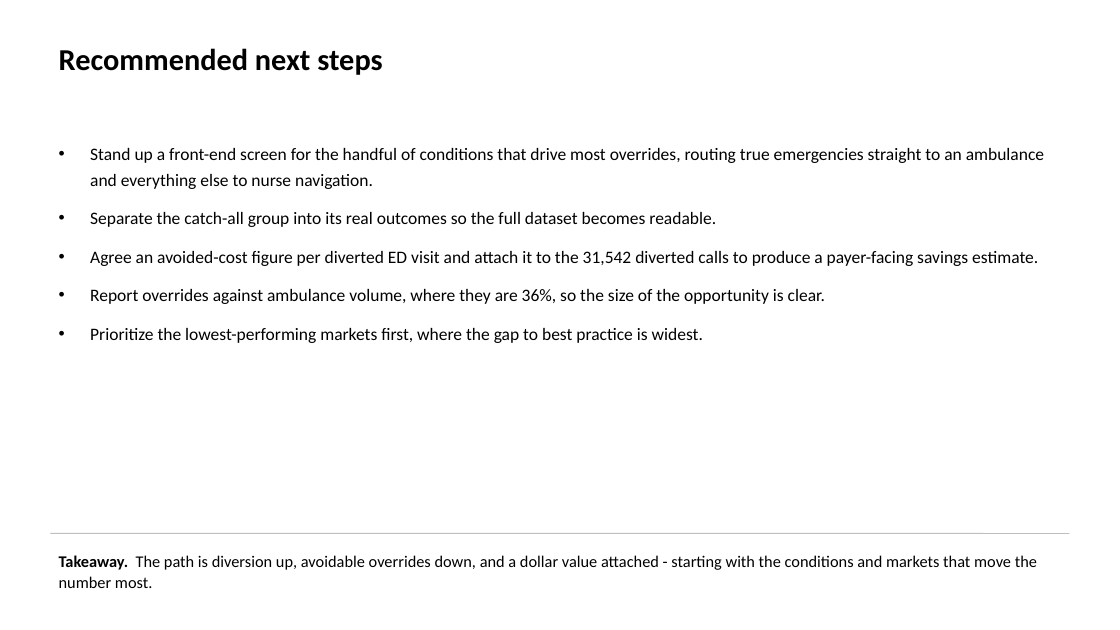
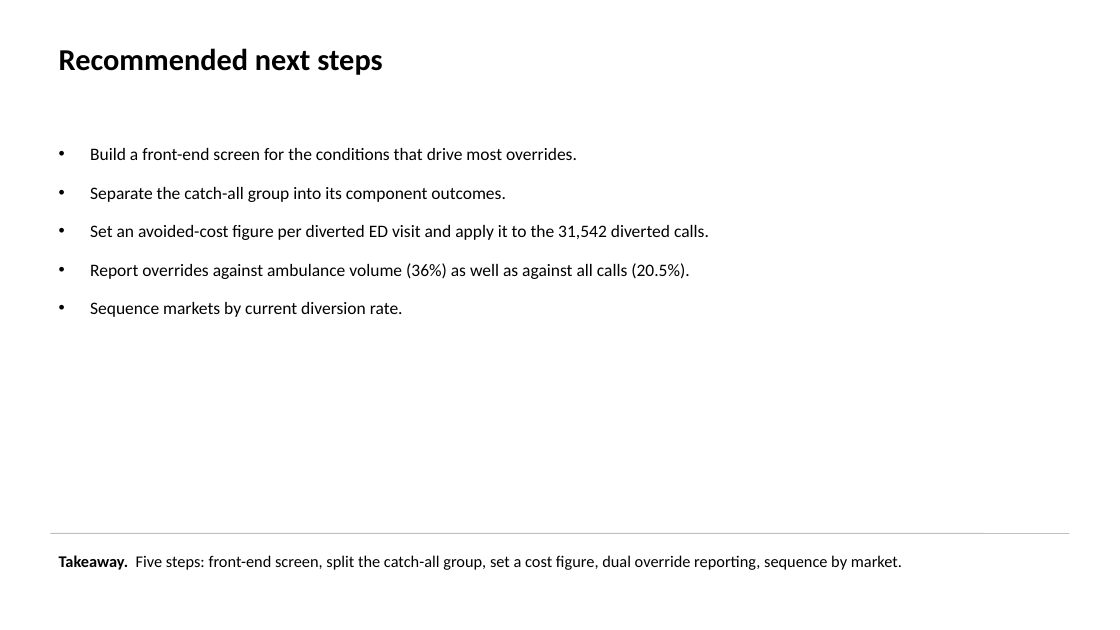
Before and after one commit to jwsmitherman/llm_projects, a slide deck: slide 8 of nurse_nav_qa_story.pptx. Drawn at 1120x630 pixels with LibreOffice and Linux fonts; fonts in the diff are those of the drawing. Boxes give left, top, right and bottom in pixels: in the first picture for what was removed or moved away, otherwise in the second. Text is boxed around its words. In the diff, an @@ line names an element or a change of style, - is before the commit and + after.

```diff
--- a/nurse_nav_qa_story.pptx
+++ b/nurse_nav_qa_story.pptx
@@ text at [90, 148, 709, 317]: text changed @@
-• Stand up a front-end screen for the handful of conditions that drive most overrides, routing true emergencies straight to an ambulance and everything else to nurse navigation.
-• Separate the catch-all group into its real outcomes so the full dataset becomes readable.
-• Agree an avoided-cost figure per diverted ED visit and attach it to the 31,542 diverted calls to produce a payer-facing savings estimate.
-• Report overrides against ambulance volume, where they are 36%, so the size of the opportunity is clear.
-• Prioritize the lowest-performing markets first, where the gap to best practice is widest.
+• Build a front-end screen for the conditions that drive most overrides.
+• Separate the catch-all group into its component outcomes.
+• Set an avoided-cost figure per diverted ED visit and apply it to the 31,542 diverted calls.
+• Report overrides against ambulance volume (36%) as well as against all calls (20.5%).
+• Sequence markets by current diversion rate.
@@ text at [59, 555, 902, 570]: text changed @@
-Takeaway. The path is diversion up, avoidable overrides down, and a dollar value attached - starting with the conditions and markets that move the number most.
+Takeaway. Five steps: front-end screen, split the catch-all group, set a cost figure, dual override reporting, sequence by market.
```
Also in this commit, not shown: 6 other slides changed.
